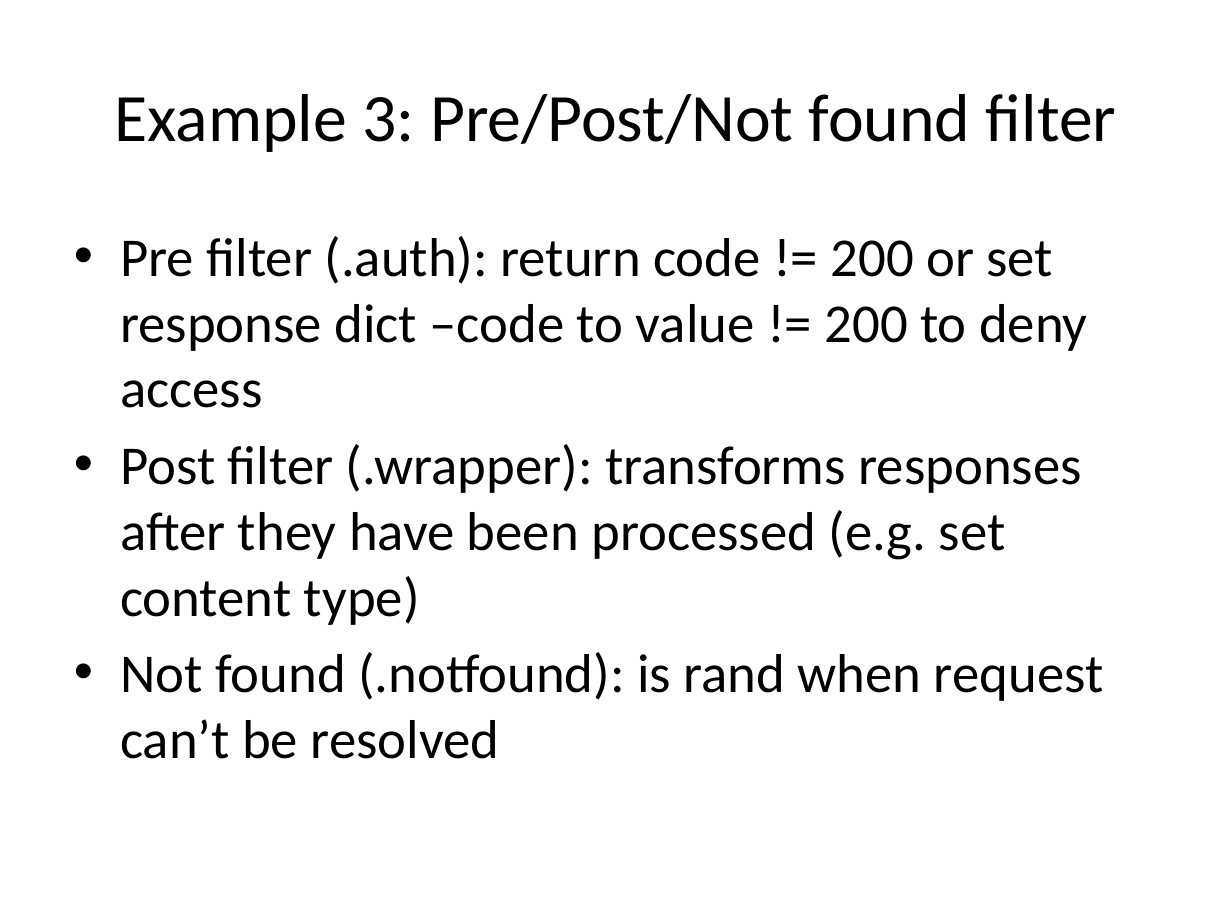
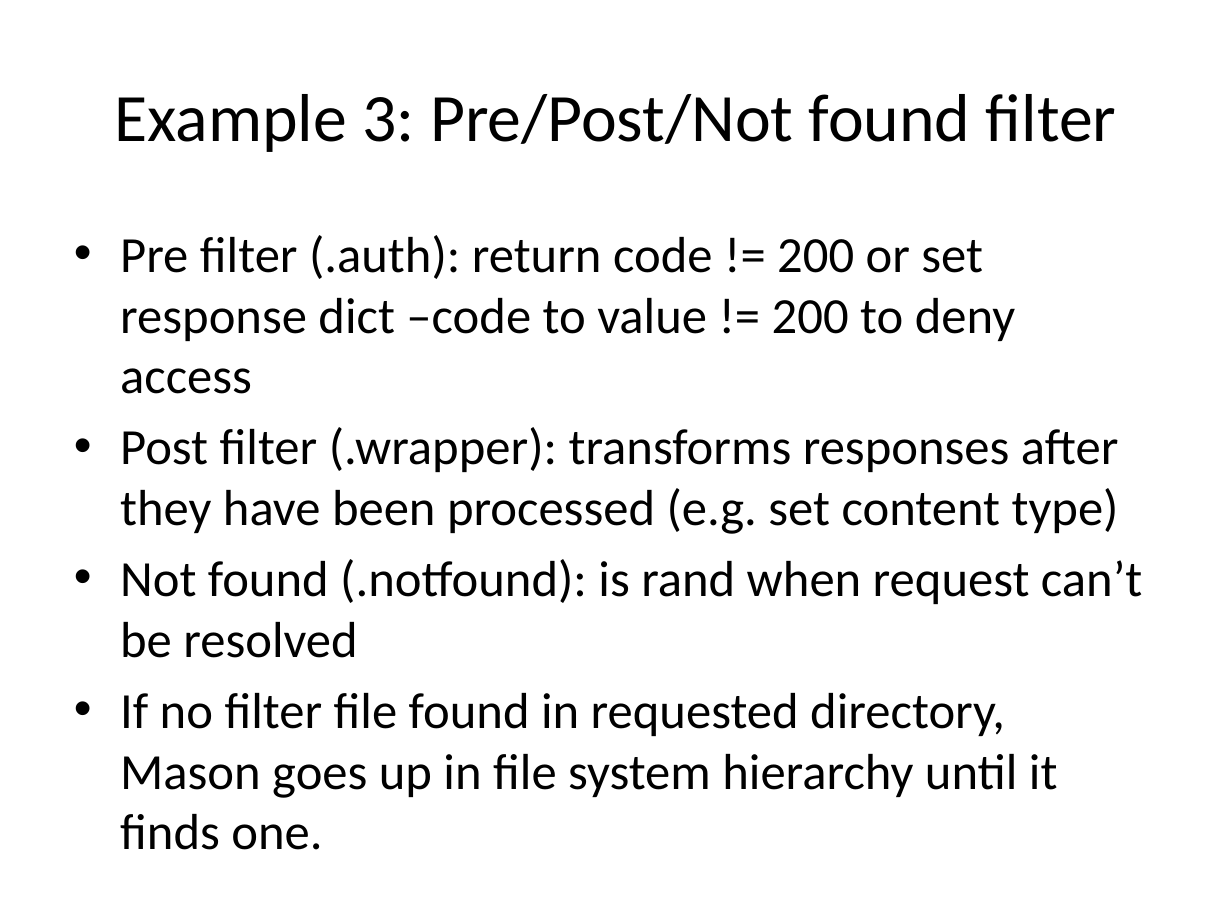
Before and after one commit to jdc8/wubwikit, a slide deck: slide 23 of wubexamples/Lets_Wub.pptx. Drawn at 1232x924 pixels with LibreOffice and Linux fonts; fonts in the diff are those of the drawing; background and template pictures are left out. Boxes give left, top, right and bottom in pixels: in the first picture for what was removed or moved away, otherwise in the second. Text is boxed around its words. In the diff, an @@ line names an element or a change of style, - is before the commit and + after.

```diff
--- a/wubexamples/Lets_Wub.pptx
+++ b/wubexamples/Lets_Wub.pptx
@@ text at [120, 235, 1142, 658]: size 32 to 29.6 pt in "Pre filter (.auth): return code != 200 ...", "Post filter (.wrapper): transforms responses after they ...", "Not found (.notfound): is rand when request ..." @@
@@ text at [120, 693, 1058, 798]: paragraph added @@
+• If no filter file found in requested directory, Mason goes up in file system hierarchy until it finds one.
```
Also in this commit, not shown: 5 other slides changed, 10 slides added.
